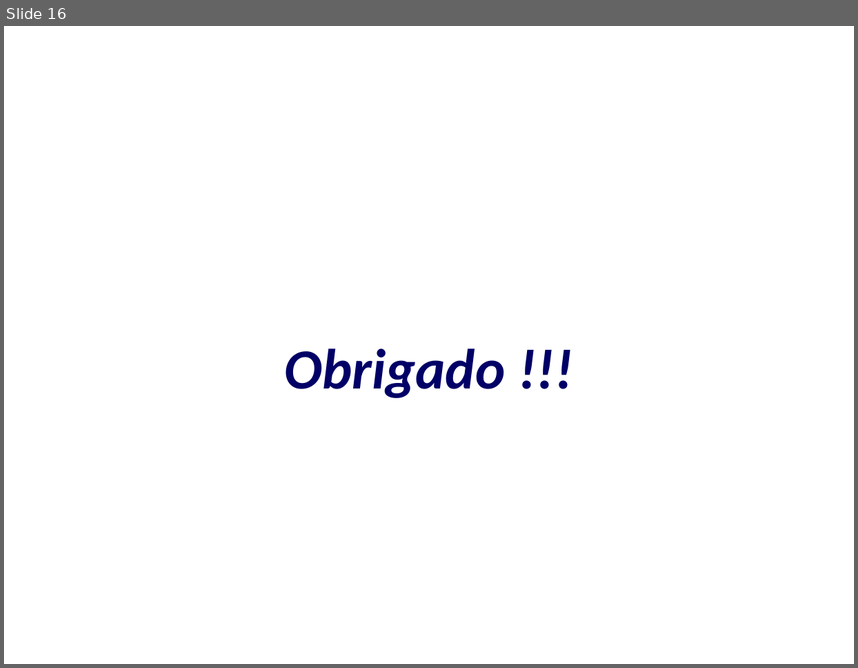
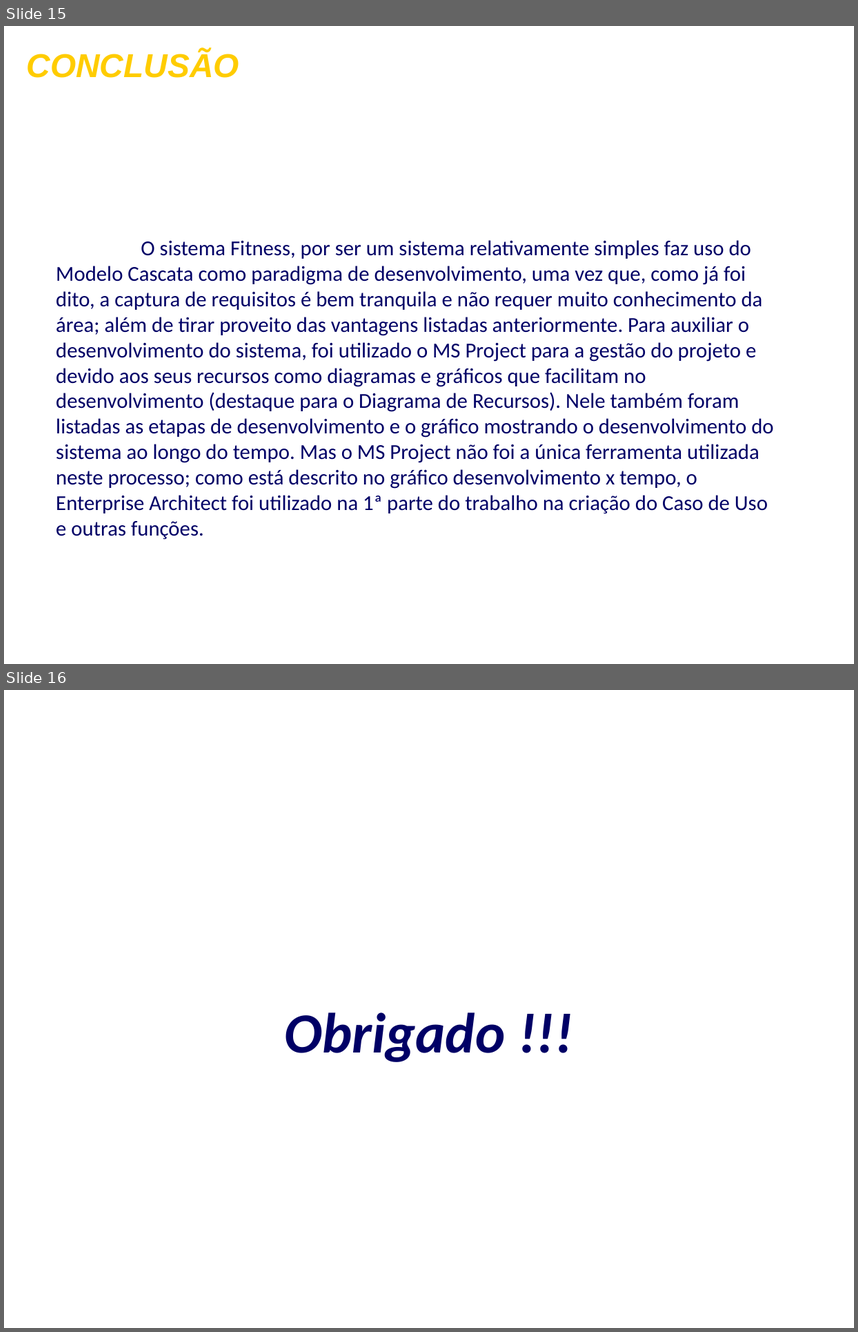
Before and after one commit to FrancescoBeghelli/TrabalhoES, a slide deck: ApresentaçãoFormatada.ppt. Shown one above the other, each under a label of ours: slide 16 before the commit, slides 15 and 16 after it. The pictures are 858x668 and 858x1332 pixels, drawn with LibreOffice and Linux fonts; fonts in the diff are those of the drawing; background and template pictures are left out. Boxes give left, top, right and bottom in pixels: in the first picture for what was removed or moved away, otherwise in the second. Text is boxed around its words. In the diff, an @@ line names an element or a change of style, - is before the commit and + after.

Commit message:
Foi incluído o slide com a conclusão.

```diff
--- a/ApresentaçãoFormatada.ppt
+++ b/ApresentaçãoFormatada.ppt
@@ slide 15 added at (x1=4, y1=26, x2=854, y2=664), background picture (left out) @@
@@ text added at (x1=27, y1=51, x2=239, y2=78), 28 pt, text #FFCC00, bold, italic @@
+CONCLUSÃO
@@ text added at (x1=56, y1=240, x2=773, y2=539), 18 pt, text #000066 @@
+O sistema Fitness, por ser um sistema relativamente simples faz uso do Modelo Cascata como paradigma de desenvolvimento, uma vez que, como já foi dito, a captura de requisitos é bem tranquila e não requer muito conhecimento da área; além de tirar proveito das vantagens listadas anteriormente. Para auxiliar o desenvolvimento do sistema, foi utilizado o MS Project para a gestão do projeto e devido aos seus recursos como diagramas e gráficos que facilitam no desenvolvimento (destaque para o Diagrama de Recursos). Nele também foram listadas as etapas de desenvolvimento e o gráfico mostrando o desenvolvimento do sistema ao longo do tempo. Mas o MS Project não foi a única ferramenta utilizada neste processo; como está descrito no gráfico desenvolvimento x tempo, o Enterprise Architect foi utilizado na 1ª parte do trabalho na criação do Caso de Uso e outras funções.
```
Also in this commit, not shown: 1 slide removed.
